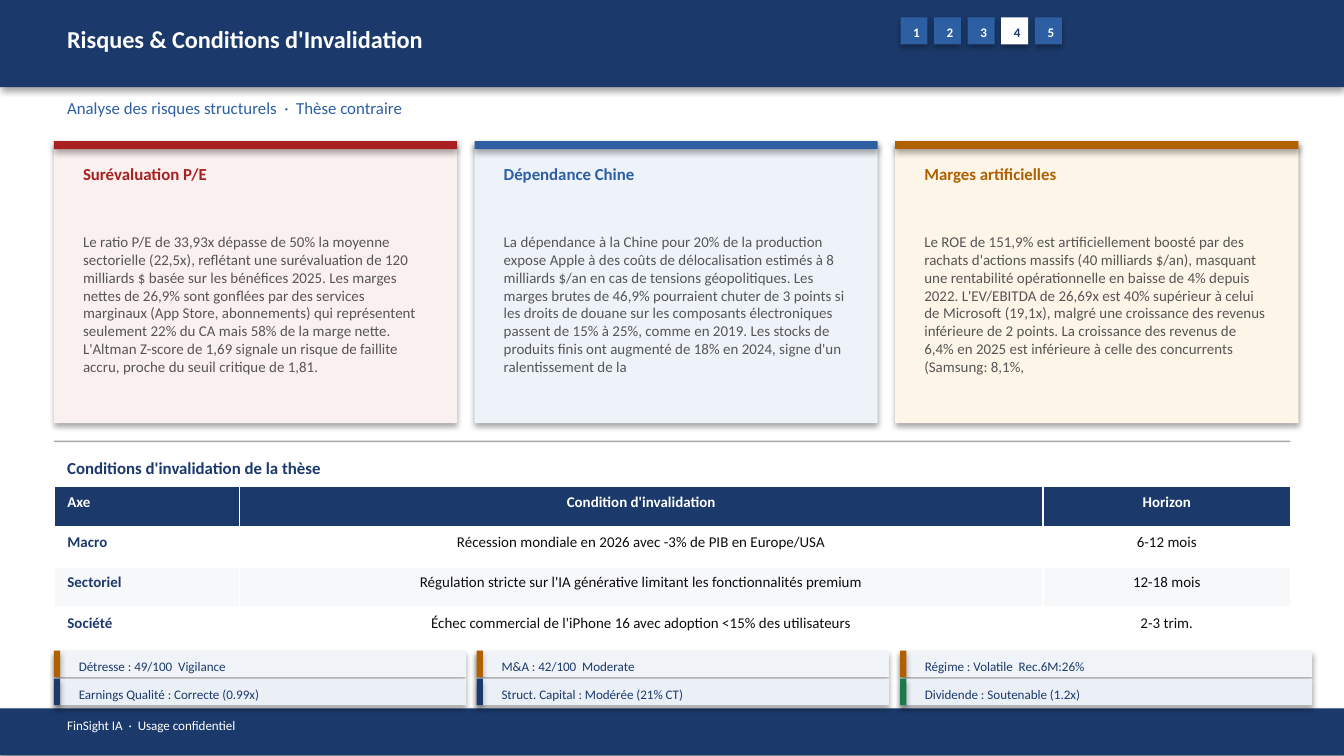
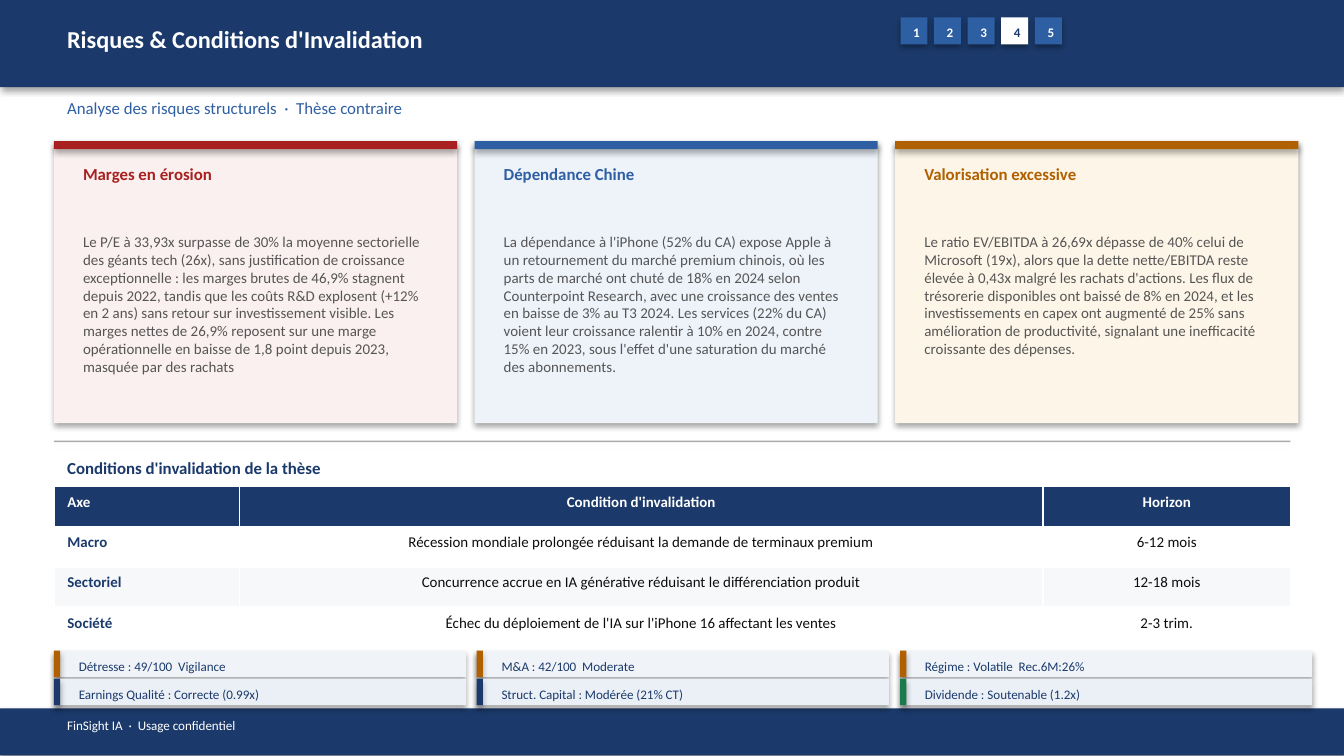
Before and after one commit to baptistejeh07-art/finsight-ia, a slide deck: slide 16 of preview/AAPL/AAPL_pitchbook.pptx. Drawn at 1344x756 pixels with LibreOffice and Linux fonts; fonts in the diff are those of the drawing. Boxes give left, top, right and bottom in pixels: in the first picture for what was removed or moved away, otherwise in the second. Text is boxed around its words. In the diff, an @@ line names an element or a change of style, - is before the commit and + after.

```diff
--- a/preview/AAPL/AAPL_pitchbook.pptx
+++ b/preview/AAPL/AAPL_pitchbook.pptx
@@ text at [83,168,212,183]: text changed @@
-Surévaluation P/E
+Marges en érosion
@@ text at [924,168,1076,180]: text changed @@
-Marges artificielles
+Valorisation excessive
@@ text at [83,236,420,375]: text changed @@
-Le ratio P/E de 33,93x dépasse de 50% la moyenne sectorielle (22,5x), reflétant une surévaluation de 120 milliards $ basée sur les bénéfices 2025. Les marges nettes de 26,9% sont gonflées par des services marginaux (App Store, abonnements) qui représentent seulement 22% du CA mais 58% de la marge nette. L'Altman Z-score de 1,69 signale un risque de faillite accru, proche du seuil critique de 1,81.
+Le P/E à 33,93x surpasse de 30% la moyenne sectorielle des géants tech (26x), sans justification de croissance exceptionnelle : les marges brutes de 46,9% stagnent depuis 2022, tandis que les coûts R&D explosent (+12% en 2 ans) sans retour sur investissement visible. Les marges nettes de 26,9% reposent sur une marge opérationnelle en baisse de 1,8 point depuis 2023, masquée par des rachats
@@ text at [504,236,838,372]: text changed @@
-La dépendance à la Chine pour 20% de la production expose Apple à des coûts de délocalisation estimés à 8 milliards $/an en cas de tensions géopolitiques. Les marges brutes de 46,9% pourraient chuter de 3 points si les droits de douane sur les composants électroniques passent de 15% à 25%, comme en 2019. Les stocks de produits finis ont augmenté de 18% en 2024, signe d'un ralentissement de la
+La dépendance à l'iPhone (52% du CA) expose Apple à un retournement du marché premium chinois, où les parts de marché ont chuté de 18% en 2024 selon Counterpoint Research, avec une croissance des ventes en baisse de 3% au T3 2024. Les services (22% du CA) voient leur croissance ralentir à 10% en 2024, contre 15% en 2023, sous l'effet d'une saturation du marché des abonnements.
@@ text at [924,236,1255,357]: text changed @@
-Le ROE de 151,9% est artificiellement boosté par des rachats d'actions massifs (40 milliards $/an), masquant une rentabilité opérationnelle en baisse de 4% depuis 2022. L'EV/EBITDA de 26,69x est 40% supérieur à celui de Microsoft (19,1x), malgré une croissance des revenus inférieure de 2 points. La croissance des revenus de 6,4% en 2025 est inférieure à celle des concurrents (Samsung: 8,1%,
+Le ratio EV/EBITDA à 26,69x dépasse de 40% celui de Microsoft (19x), alors que la dette nette/EBITDA reste élevée à 0,43x malgré les rachats d'actions. Les flux de trésorerie disponibles ont baissé de 8% en 2024, et les investissements en capex ont augmenté de 25% sans amélioration de productivité, signalant une inefficacité croissante des dépenses.
@@ table at [54,487,1290,648] @@
-row 2, column 2: Récession mondiale en 2026 avec -3% de PIB en Europe/USA
+row 2, column 2: Récession mondiale prolongée réduisant la demande de terminaux premium
-row 3, column 2: Régulation stricte sur l'IA générative limitant les fonctionnalités premium
+row 3, column 2: Concurrence accrue en IA générative réduisant le différenciation produit
-row 4, column 2: Échec commercial de l'iPhone 16 avec adoption <15% des utilisateurs
+row 4, column 2: Échec du déploiement de l'IA sur l'iPhone 16 affectant les ventes
```
Also in this commit, not shown: 14 other slides changed, 4 other files.
